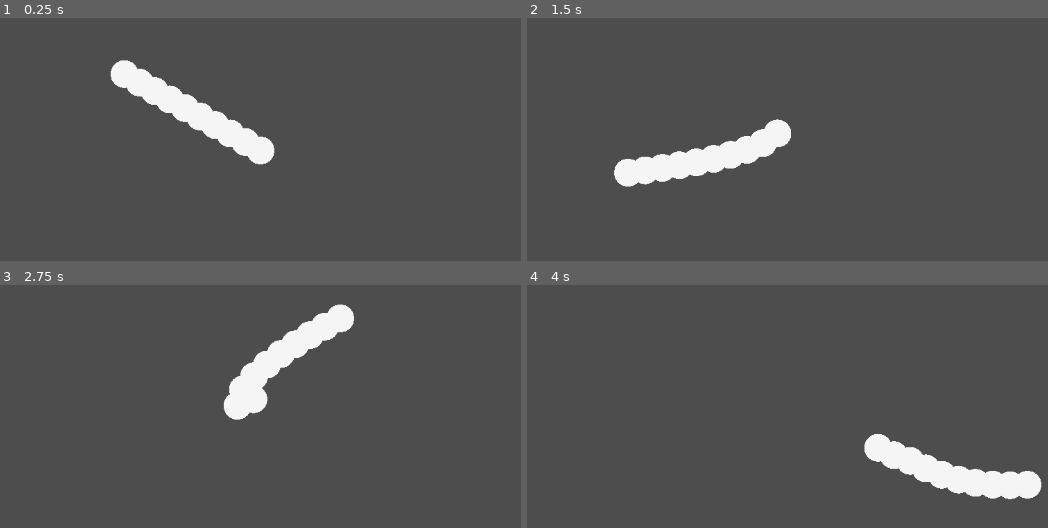
Above: before the commit, frames 1-4 (two rows, left to right).
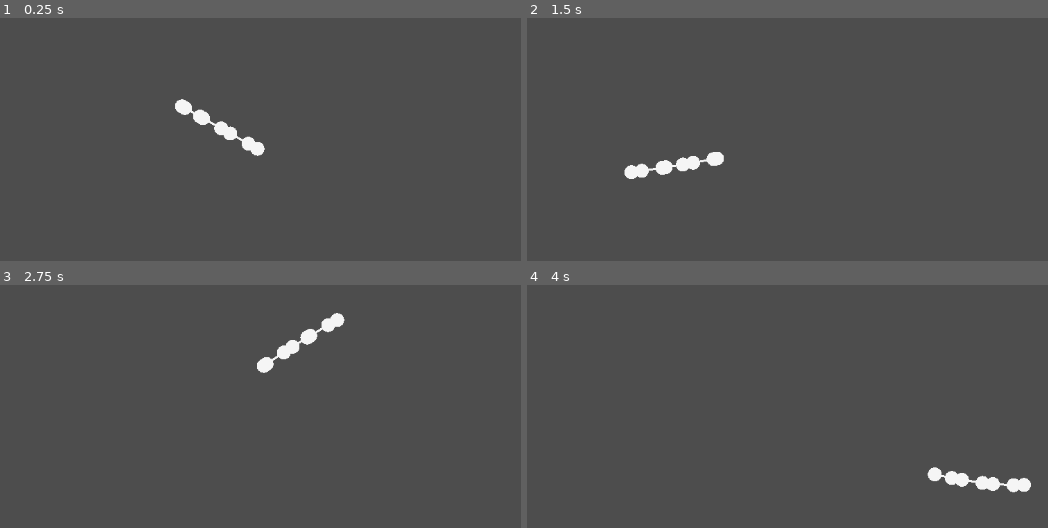
Above: after the commit, the same moments.

Repository: OscarPindaro/ProceduralAnimation
Game: Godot game, scene res://scenes/Chain/chain.tscn
Same seed, same stepped clock (60 frames per second), same inputs: the game is played once before the commit and once after it. This scene is started directly instead of the project's main scene.
Inputs (mouse positions are in pixels of both pictures, inside the frame that each line leads up to):
- Up to frame 1 (0.25 s): no input
- Up to frame 2 (1.5 s): move the mouse to (964, 127) at 0.52 s; move the mouse to (625, 173) at 1.27 s
- Up to frame 3 (2.75 s): tap Enter at 2 s; move the mouse to (338, 319) at 2.02 s
- Up to frame 4 (4 s): tap Space at 2.75 s; move the mouse to (745, 506) at 2.77 s; move the mouse to (1027, 484) at 3.52 s

The runs differ from the first frame. In frame 1, 3.0% of the frame differs, in the area x 21-53%, y 17-61%; in frame 2, 3.0%, in the area x 16-51%, y 41-70%; in frame 3, 2.9%; in frame 4, 3.0%.

Commit message:
added bugged collision checks, very horrible

Diff:
--- a/scenes/Chain/chain.gd
+++ b/scenes/Chain/chain.gd
@@ -1,6 +1,9 @@
 extends Node2D
 
+@export_group("algorithm parameters")
 @export var is_soft: bool = false
+@export var check_collisions: bool = false
+@export_group("chain properties")
 @export var do_draw: bool = true
 @export var number_of_points: int = 5
 @export var points: Array[Vector2] = []
@@ -31,6 +34,9 @@
 			self.points[idx] = Constraints.constrain_distance(self.points[idx], self.points[idx-1], self.distance)
 	self.queue_redraw()
 
+	if check_collisions:
+		self.points = Constraints.constraint_circle_collision_all(self.points, self.point_thickness)
+
 func _draw() -> void:
 	if do_draw:
 		for point in self.points:
--- a/scenes/Chain/chain.tscn
+++ b/scenes/Chain/chain.tscn
@@ -4,6 +4,7 @@
 
 [node name="Chain" type="Node2D" unique_id=1865768968]
 script = ExtResource("1_f8o53")
+check_collisions = true
 number_of_points = 10
-distance = 25.0
-point_thickness = 20.0
+distance = 15.0
+point_thickness = 10.0
--- a/scenes/Constraints.gd
+++ b/scenes/Constraints.gd
@@ -9,3 +9,31 @@
 		return point
 	else:
 		return (point-anchor).normalized() * distance + anchor
+
+static func check_circle_collision(point1: Vector2, point2: Vector2, radius:float) -> bool:
+	# checks if two balls with same radius collide
+	var curr_displacement: Vector2 = point1 - point2
+	return curr_displacement.length() < radius*2
+
+static func constrain_circle_collision(point1: Vector2, point2: Vector2, radius:float) -> Array[Vector2]:
+	# computes collision result of two balls with same radius
+	var out_arr: Array[Vector2] = []
+	if check_circle_collision(point1, point2, radius):
+		var new_point1 = constrain_distance(point1, point2, radius)
+		var new_point2 = constrain_distance(point2, point1, radius)
+		out_arr.append(new_point1)
+		out_arr.append(new_point2)
+	else:
+		out_arr.append(point1)
+		out_arr.append(point2)
+	return out_arr
+
+static func constraint_circle_collision_all(points: Array[Vector2], radius: float)-> Array[Vector2]:
+	# computes all the collision constraints of some points with the same radius
+	for i in range(len(points)):
+		for j in range(i, len(points)):
+			var new_points: Array[Vector2] = constrain_circle_collision(points[i], points[j], radius)
+			assert(len(new_points) == 2)
+			points[i] = new_points[0]
+			points[j] = new_points[1]
+	return points
